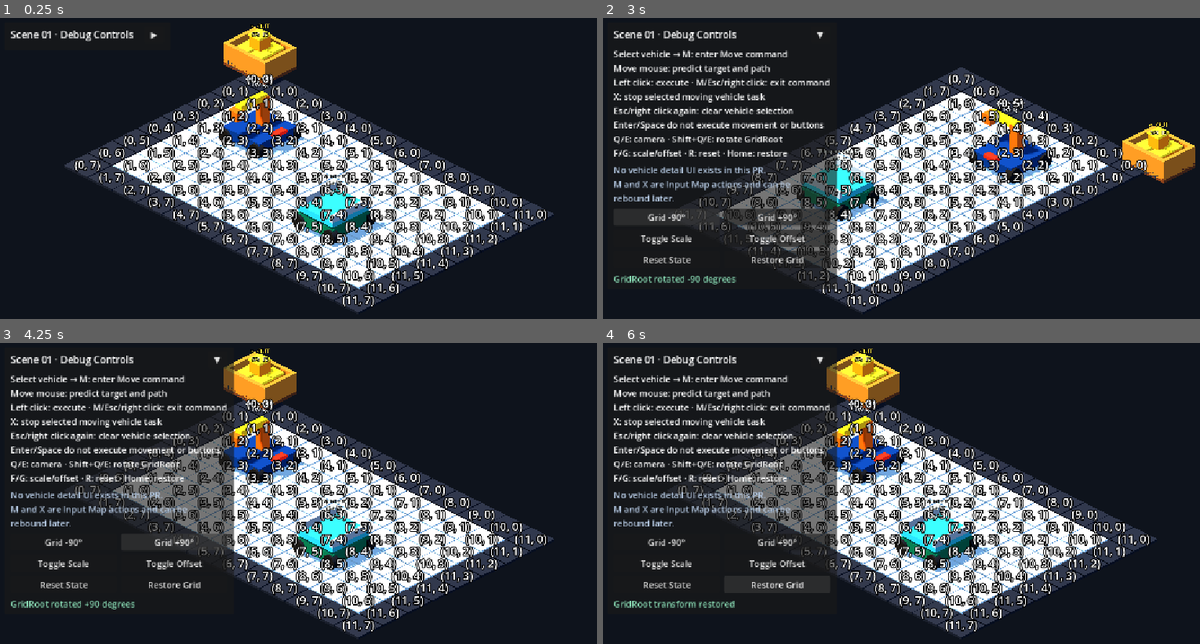
Above: before the commit, frames 1-4 (two rows, left to right).
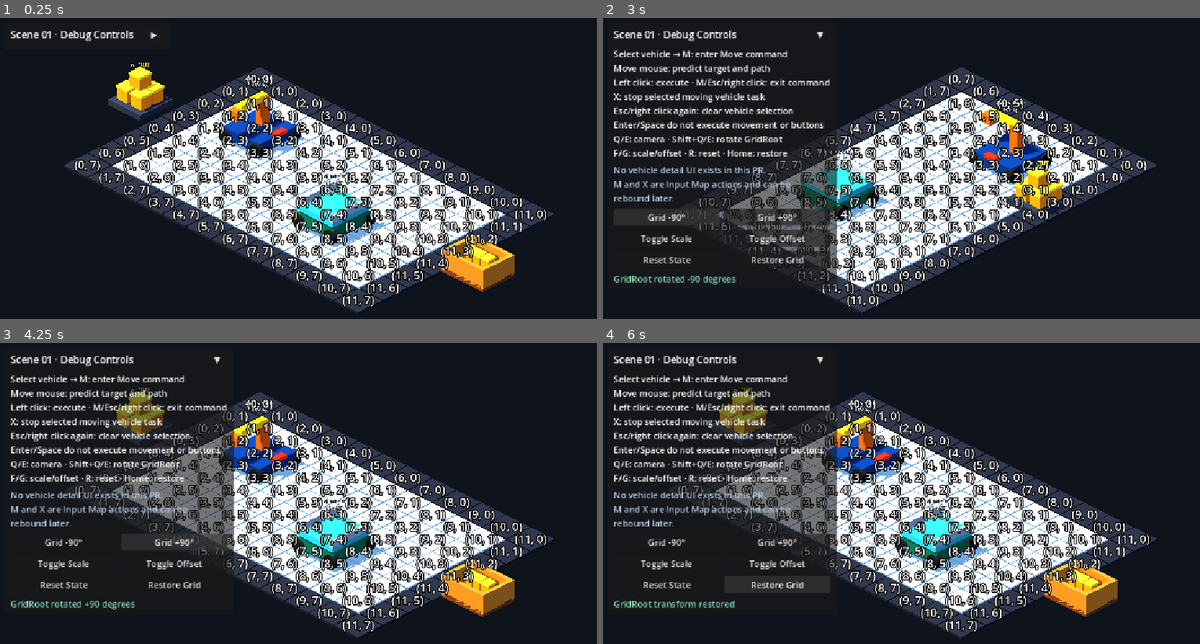
Above: after the commit, the same moments.

Repository: Ri0n72Y/automata
Game: Godot game, scene res://scenes/scene_01/scene_01_basic_packing.tscn
The game is run twice, just before and just after one commit, with the same random seed, the same clock (stepped at 60 frames per second) and the same inputs.
Inputs:
- Up to frame 1 (0.25 s): no input
- Up to frame 2 (3 s): click "▶" at 0.5 s; click "▼" at 1.25 s; click "▶" at 2 s; click "Grid -90°" at 2.75 s
- Up to frame 3 (4.25 s): click "Grid +90°" at 3.5 s
- Up to frame 4 (6 s): click "Toggle Scale" at 4.25 s; click "Toggle Offset" at 5 s; click "Restore Grid" at 5.75 s

The runs differ from the first frame. In frame 1, 4.0% of the frame differs, in the area x 18-87%, y 1-91%; in frame 2, 2.3%; in frame 3, 3.8%; in frame 4, 3.8%.

Commit message:
[codex]feat(scene-01): place gameplay object visuals beside grid

Diff:
--- a/scenes/scene_01/scene_01_basic_packing.tscn
+++ b/scenes/scene_01/scene_01_basic_packing.tscn
@@ -67,9 +67,11 @@
 
 [node name="InfiniteBlockPile" parent="SceneRoot/ObjectRoot/Scene01ObjectManager" instance=ExtResource("13_item_source")]
 unique_name_in_owner = true
+position = Vector3(-0.85, 0, 4)
 
 [node name="StandardBox" parent="SceneRoot/ObjectRoot/Scene01ObjectManager" instance=ExtResource("14_item_receiver")]
 unique_name_in_owner = true
+position = Vector3(12.85, 0, 4)
 
 [node name="CameraRoot" type="Node3D" parent="SceneRoot"]
 unique_name_in_owner = true
